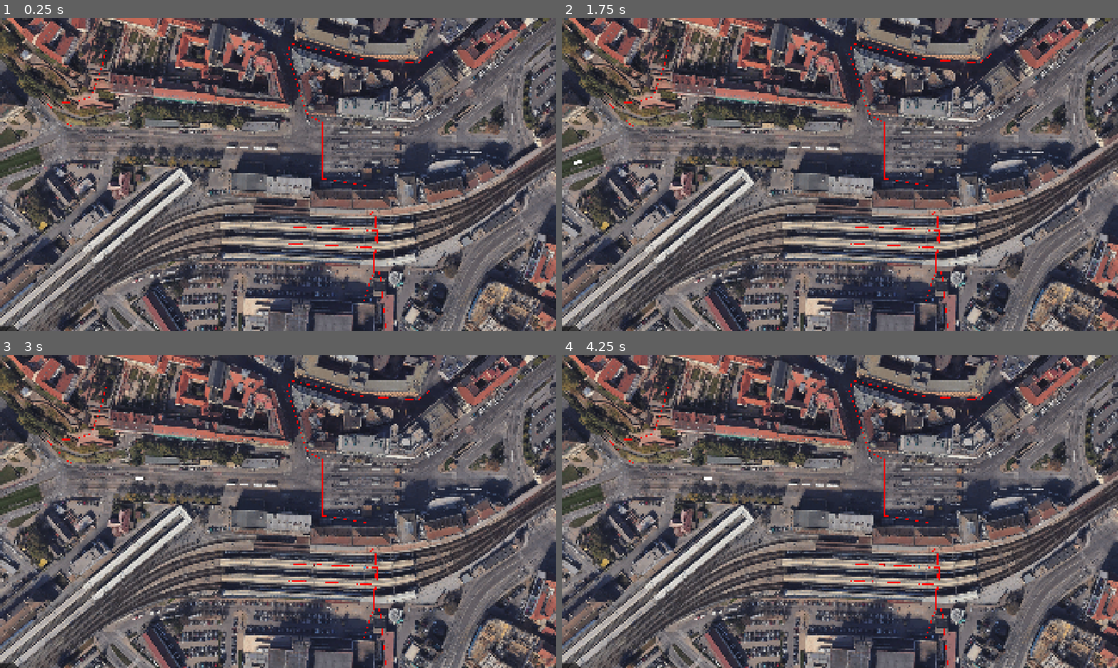
Above: before the commit, frames 1-4 (two rows, left to right).
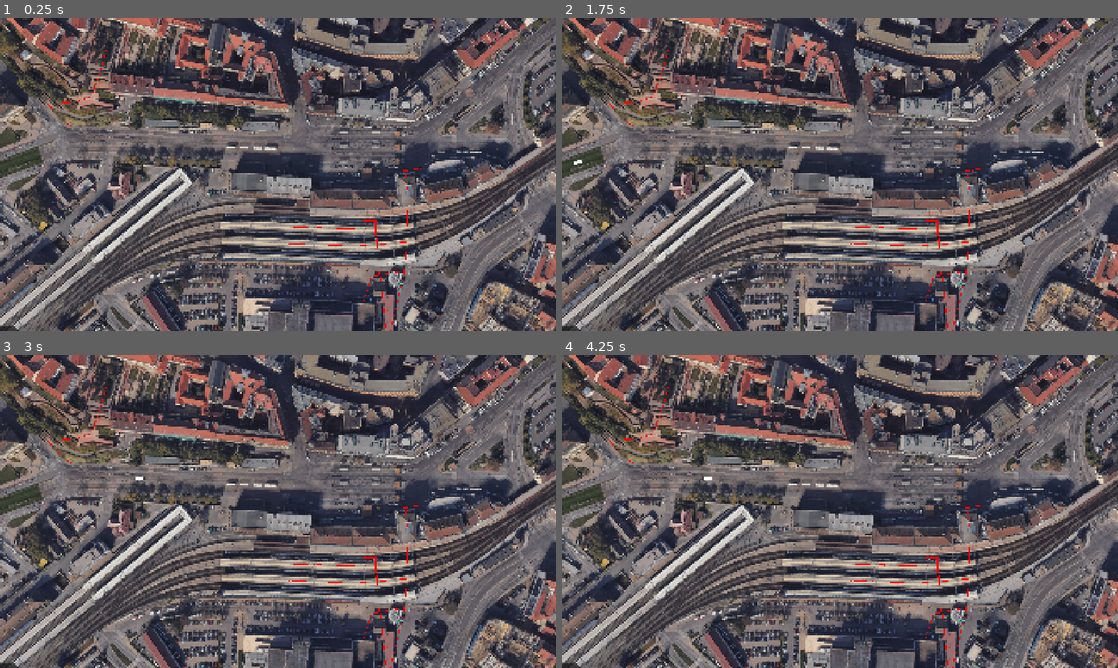
Above: after the commit, the same moments.

Repository: VojtaStruhar/hlavas
Game: Godot game, scene res://Scenes/main.tscn
Same seed, same stepped clock (60 frames per second), same inputs: the game is played once before the commit and once after it.
Inputs:
- Up to frame 1 (0.25 s): no input
- Up to frame 2 (1.75 s): tap Enter at 0.5 s
- Up to frame 3 (3 s): no input
- Up to frame 4 (4.25 s): no input

The runs differ from the first frame. In frame 1, 0.3% of the frame differs, in the area x 51-78%, y 8-100%; in frame 2, 0.3%; in frame 3, 0.3%; in frame 4, 0.3%.

Commit message:
Adjust regions and links with newfound knowledge

Diff:
--- a/Scenes/main.tscn
+++ b/Scenes/main.tscn
@@ -36,9 +36,9 @@
 agent_radius = 4.0
 
 [sub_resource type="NavigationPolygon" id="NavigationPolygon_xo2um"]
-vertices = PackedVector2Array(764.531, 724.781, 762.469, 706.867, 867.023, 704, 827.961, 721, 1274, 737.844, 1166.84, 720, 1274, 722.891)
+vertices = PackedVector2Array(764.531, 724.781, 762.469, 706.867, 867.023, 704, 827.969, 720.992, 1225.81, 737.812, 1166.83, 720, 1225.15, 721.883)
 polygons = Array[PackedInt32Array]([PackedInt32Array(0, 1, 2, 3), PackedInt32Array(4, 3, 2, 5), PackedInt32Array(4, 5, 6)])
-outlines = Array[PackedVector2Array]([PackedVector2Array(1278, 742, 828, 725, 761, 729, 758, 703, 867, 700, 1167, 716, 1278, 719)])
+outlines = Array[PackedVector2Array]([PackedVector2Array(1230, 742, 828, 725, 761, 729, 758, 703, 867, 700, 1167, 716, 1229, 718)])
 agent_radius = 4.0
 
 [sub_resource type="NavigationPolygon" id="NavigationPolygon_286rt"]
@@ -110,6 +110,18 @@
 vertices = PackedVector2Array(1562.83, 904.773, 1519.16, 1003.26, 1439.06, 955.789, 1495.93, 868.961, 1282.26, 890.477, 1277.25, 976.57, 1153.22, 963.422, 1159.74, 858.117, 1312.91, 894.477, 1350.09, 1066.48, 1318.9, 1128, 1346.24, 1128)
 polygons = Array[PackedInt32Array]([PackedInt32Array(0, 1, 2, 3), PackedInt32Array(4, 5, 6, 7), PackedInt32Array(4, 7, 3, 8), PackedInt32Array(8, 3, 2, 9), PackedInt32Array(10, 8, 9, 11)])
 outlines = Array[PackedVector2Array]([PackedVector2Array(1350, 1132, 1354, 1068, 1440, 961, 1521, 1009, 1568, 903, 1497, 865, 1156, 854, 1149, 967, 1281, 981, 1286, 895, 1309, 898, 1315, 1132)])
+agent_radius = 4.0
+
+[sub_resource type="NavigationPolygon" id="NavigationPolygon_jjvhh"]
+vertices = PackedVector2Array(1408.13, 792, 1394.19, 792, 1402.83, 597, 1414.86, 597)
+polygons = Array[PackedInt32Array]([PackedInt32Array(0, 1, 2, 3)])
+outlines = Array[PackedVector2Array]([PackedVector2Array(1399, 593, 1419, 593, 1412, 796, 1390, 796)])
+agent_radius = 4.0
+
+[sub_resource type="NavigationPolygon" id="NavigationPolygon_kry3j"]
+vertices = PackedVector2Array(1264.06, 792.148, 1247.07, 792.828, 1248.93, 691, 1265.93, 691)
+polygons = Array[PackedInt32Array]([PackedInt32Array(0, 1, 2, 3)])
+outlines = Array[PackedVector2Array]([PackedVector2Array(1243, 797, 1268, 796, 1270, 687, 1245, 687)])
 agent_radius = 4.0
 
 [node name="Main" type="Node2D"]
@@ -183,10 +195,10 @@
 position = Vector2(998, 777)
 goal = NodePath("../POI_Dornych")
 
-[node name="JdeNaDornych2" parent="." node_paths=PackedStringArray("goal") instance=ExtResource("4_r2iav")]
+[node name="JdeNaVankovku2" parent="." node_paths=PackedStringArray("goal") instance=ExtResource("4_r2iav")]
 modulate = Color(1, 0.0627451, 0.129412, 1)
-position = Vector2(1492, 115)
-goal = NodePath("../POI_Dornych")
+position = Vector2(1456, 517)
+goal = NodePath("../POI_Vankovka")
 
 [node name="JdeDoVankovky3" parent="." node_paths=PackedStringArray("goal") instance=ExtResource("4_r2iav")]
 modulate = Color(1, 0.0627451, 0.129412, 1)
@@ -211,9 +223,9 @@
 start_position = Vector2(1, -38)
 
 [node name="MysiDira_Hlavas" type="NavigationLink2D" parent="Links"]
-position = Vector2(1275, 645)
-navigation_layers = 3
-start_position = Vector2(23, 1)
+position = Vector2(1258, 696)
+navigation_layers = 3
+start_position = Vector2(0, -49)
 
 [node name="MysiDira_Nastupiste1" type="NavigationLink2D" parent="Links"]
 position = Vector2(1281, 676)
@@ -221,12 +233,12 @@
 start_position = Vector2(16, 10)
 
 [node name="MysiDira_Nastupiste2" type="NavigationLink2D" parent="Links"]
-position = Vector2(1266, 731)
+position = Vector2(1223, 728)
 navigation_layers = 3
 start_position = Vector2(35, 1)
 
 [node name="MysiDira_Nastupiste3" type="NavigationLink2D" parent="Links"]
-position = Vector2(1264, 790)
+position = Vector2(1221, 787)
 navigation_layers = 3
 start_position = Vector2(35, -2)
 
@@ -250,7 +262,7 @@
 position = Vector2(1419, 660)
 start_position = Vector2(-6, -25)
 
-[node name="Link_Hlavas_Nastupiste2" type="NavigationLink2D" parent="Links"]
+[node name="Link_Hlavas_Nastupiste_Bokem" type="NavigationLink2D" parent="Links"]
 position = Vector2(1284, 670)
 start_position = Vector2(-1, -26)
 
@@ -319,6 +331,11 @@
 navigation_layers = 2
 end_position = Vector2(-68, -1)
 
+[node name="MysiDira_Spoj3" type="NavigationLink2D" parent="Links"]
+position = Vector2(1297, 697)
+navigation_layers = 2
+end_position = Vector2(-39, 0)
+
 [node name="Saliny_Bokem_Letmo" type="NavigationLink2D" parent="Links"]
 position = Vector2(1655, 303)
 end_position = Vector2(-51, -70)
@@ -361,6 +378,26 @@
 position = Vector2(968, 122)
 end_position = Vector2(-7, -41)
 
+[node name="Podchod_Nastupiste1" type="NavigationLink2D" parent="Links"]
+position = Vector2(1404, 723)
+navigation_layers = 3
+start_position = Vector2(-180, 6)
+
+[node name="Podchod_Nastupiste2" type="NavigationLink2D" parent="Links"]
+position = Vector2(1403, 772)
+navigation_layers = 3
+start_position = Vector2(-186, 15)
+
+[node name="Podchod_Dornych" type="NavigationLink2D" parent="Links"]
+position = Vector2(1402, 785)
+navigation_layers = 3
+start_position = Vector2(-6, 86)
+
+[node name="Podchod_Hlavas" type="NavigationLink2D" parent="Links"]
+position = Vector2(1406, 681)
+navigation_layers = 3
+start_position = Vector2(2, -78)
+
 [node name="Navigation" type="Node2D" parent="."]
 
 [node name="Hlavas_Chodnik" type="NavigationRegion2D" parent="Navigation"]
@@ -440,3 +477,12 @@
 [node name="Dornych" type="NavigationRegion2D" parent="Navigation"]
 navigation_polygon = SubResource("NavigationPolygon_wrgk1")
 use_edge_connections = false
+
+[node name="Podchod" type="NavigationRegion2D" parent="Navigation"]
+navigation_polygon = SubResource("NavigationPolygon_jjvhh")
+use_edge_connections = false
+navigation_layers = 2
+
+[node name="MysiDira_Chodba" type="NavigationRegion2D" parent="Navigation"]
+navigation_polygon = SubResource("NavigationPolygon_kry3j")
+use_edge_connections = false
Not shown: 1 places in Scenes/main.tscn that only renumber resources
